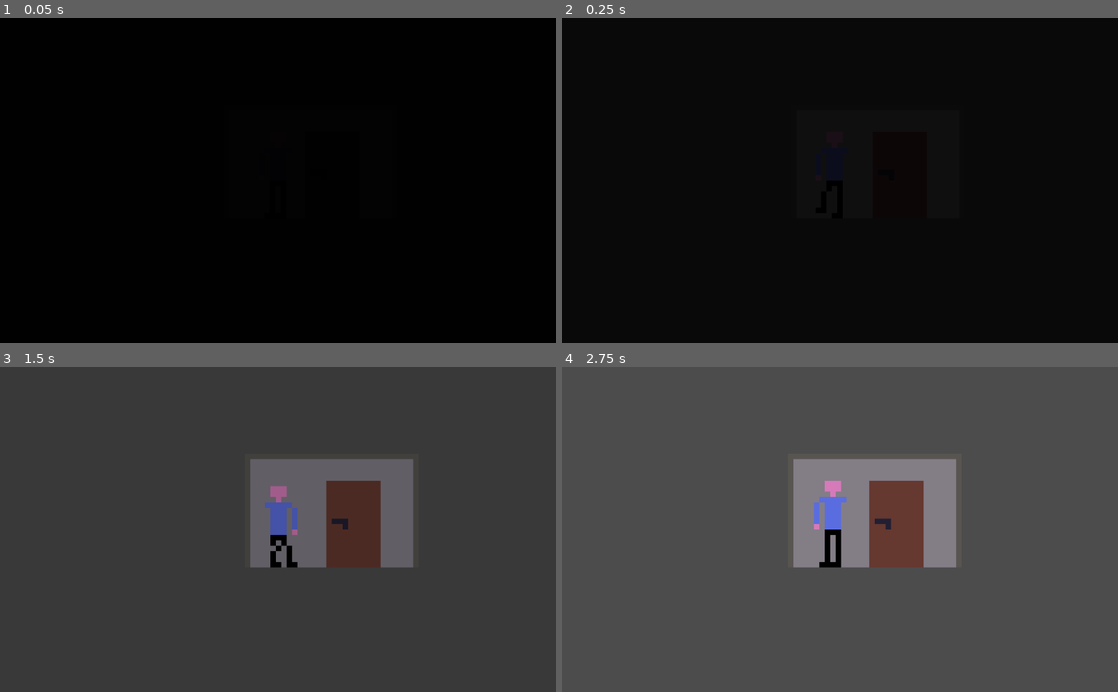
Above: before the commit, frames 1-4 (two rows, left to right).
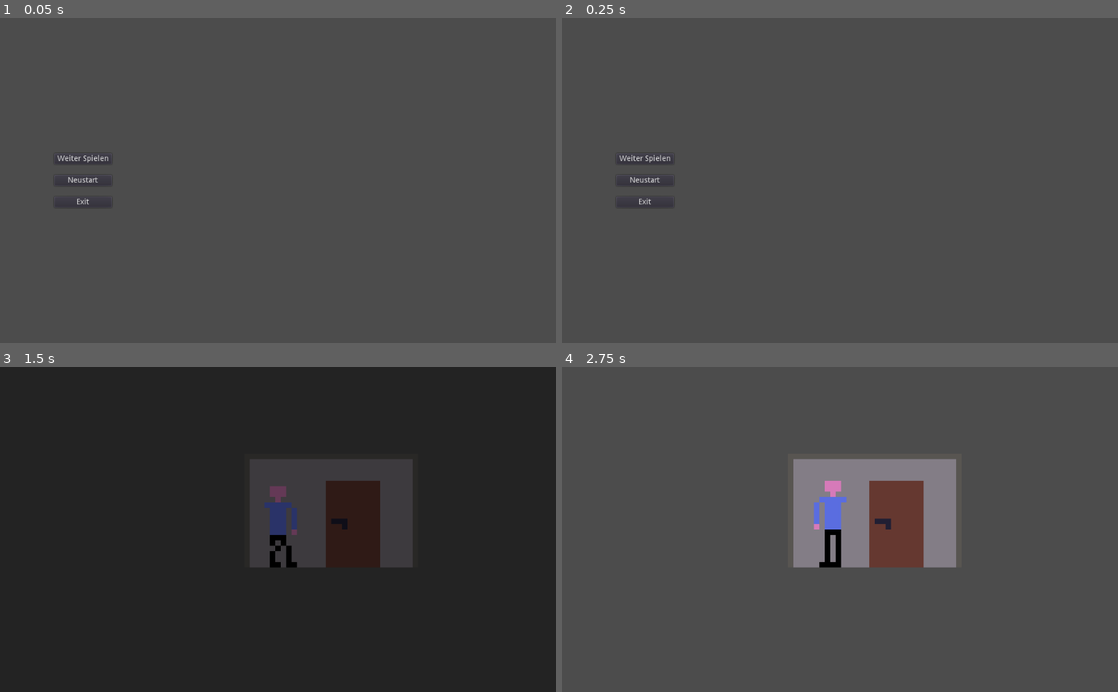
Above: after the commit, the same moments.

Repository: MallardPBloomingro/Snoozy
Game: Godot game, scene res://Nodes/MainMenu.tscn
Same seed, same stepped clock (60 frames per second), same inputs: the game is played once before the commit and once after it. Before the commit the project starts from res://Nodes/Levels/L1F1.tscn.
Inputs (mouse positions are in pixels of both pictures, inside the frame that each line leads up to):
- Up to frame 1 (0.05 s): no input
- Up to frame 2 (0.25 s): no input
- Up to frame 3 (1.5 s): click (83, 506) at 0.5 s, where only the run after the commit has a clickable "Weiter Spielen"; move the mouse to (400, 513) at 1.27 s; click (400, 513) at 1.42 s
- Up to frame 4 (2.75 s): move the mouse to (728, 545) at 2.02 s; click (728, 545) at 2.17 s

The runs differ from the first frame. In frame 1, 100% of the frame differs, in the area x 0-100%, y 0-100%; in frame 2, 100%; in frame 3, 11%; in frame 4, nothing differs.
Error in both runs: Invalid get index '0' (on base: 'Array'). (res://Scripts/Player.gd:65)

Commit message:
Menü gemacht und Speichern funktionsfähig gemacht

Diff:
--- a/Nodes/Cutscenes/C1.tscn
+++ b/Nodes/Cutscenes/C1.tscn
@@ -6,7 +6,7 @@
 [node name="Node" type="Node"]
 
 script = ExtResource( 1 )
-nextScene = "res://Nodes/Levels/L1F1.tscn"
+nextScene = "res://Nodes/Levels/L1.tscn"
 
 [node name="AnimationPlayer" type="AnimationPlayer" parent="." index="0"]
 
--- a/Nodes/Levels/L1F1.tscn
+++ b/Nodes/Levels/L1.tscn
@@ -24,7 +24,7 @@
 custom_solver_bias = 0.0
 extents = Vector2( 10, 10 )
 
-[node name="L1F1" type="Node" index="0"]
+[node name="L1F1" type="Node"]
 
 script = ExtResource( 1 )
 
--- a/Nodes/Levels/L2F1.tscn
+++ /dev/null
@@ -1,67 +0,0 @@
-[gd_scene load_steps=6 format=2]
-
-[ext_resource path="res://Scripts/Level.gd" type="Script" id=1]
-[ext_resource path="res://Graphics/LevelBackground/L1F1Background.png" type="Texture" id=2]
-[ext_resource path="res://Nodes/AlarmClock.tscn" type="PackedScene" id=3]
-
-[sub_resource type="RectangleShape2D" id=1]
-
-custom_solver_bias = 0.0
-extents = Vector2( 1.55272, 8.81479 )
-
-[sub_resource type="RectangleShape2D" id=2]
-
-custom_solver_bias = 0.0
-extents = Vector2( 10, 10 )
-
-[node name="L2F1" type="Node"]
-
-script = ExtResource( 1 )
-
-[node name="Background" type="Sprite" parent="." index="0"]
-
-position = Vector2( 16, -16 )
-texture = ExtResource( 2 )
-_sections_unfolded = [ "Transform" ]
-
-[node name="WallLeft" type="Area2D" parent="." index="1"]
-
-position = Vector2( 0, -9 )
-scale = Vector2( 0.117789, 0.303091 )
-input_pickable = true
-gravity_vec = Vector2( 0, 1 )
-gravity = 98.0
-linear_damp = 0.1
-angular_damp = 1.0
-audio_bus_override = false
-audio_bus_name = "Master"
-_sections_unfolded = [ "Transform" ]
-
-[node name="CollisionShape2D" type="CollisionShape2D" parent="WallLeft" index="0"]
-
-scale = Vector2( 7.10605, 3.43085 )
-shape = SubResource( 1 )
-_sections_unfolded = [ "Transform" ]
-
-[node name="WallRight" type="Area2D" parent="." index="2"]
-
-position = Vector2( 32, -9 )
-scale = Vector2( 0.0576449, 0.366458 )
-input_pickable = true
-gravity_vec = Vector2( 0, 1 )
-gravity = 98.0
-linear_damp = 0.1
-angular_damp = 1.0
-audio_bus_override = false
-audio_bus_name = "Master"
-_sections_unfolded = [ "Transform" ]
-
-[node name="CollisionShape2D" type="CollisionShape2D" parent="WallRight" index="0"]
-
-scale = Vector2( 1.97828, 2.5283 )
-shape = SubResource( 2 )
-_sections_unfolded = [ "Transform" ]
-
-[node name="AlarmClock" parent="." index="3" instance=ExtResource( 3 )]
-
-position = Vector2( 25, 0 )
--- a/Nodes/Main.tscn
+++ b/Nodes/Main.tscn
@@ -1,8 +1,9 @@
 [gd_scene load_steps=6 format=2]
 
-[ext_resource path="res://Nodes/Levels/L1F1.tscn" type="PackedScene" id=1]
+[ext_resource path="res://Nodes/Levels/L1.tscn" type="PackedScene" id=1]
 [ext_resource path="res://Nodes/Player.tscn" type="PackedScene" id=2]
 [ext_resource path="res://Graphics/GameScreen1.png" type="Texture" id=3]
+
 
 [sub_resource type="Animation" id=1]
 
--- /dev/null
+++ b/Nodes/MainMenu.tscn
@@ -0,0 +1,105 @@
+[gd_scene load_steps=2 format=2]
+
+[ext_resource path="res://Scripts/MainMenu.gd" type="Script" id=1]
+
+[node name="MainMenu" type="Node" index="0"]
+
+script = ExtResource( 1 )
+firstScene = "res://Nodes/Levels/L1.tscn"
+
+[node name="VBoxContainer" type="VBoxContainer" parent="." index="0"]
+
+anchor_left = 0.0
+anchor_top = 0.5
+anchor_right = 0.0
+anchor_bottom = 0.5
+margin_left = 100.0
+margin_top = -50.0
+margin_right = 206.0
+margin_bottom = 50.0
+rect_pivot_offset = Vector2( 0, 0 )
+rect_clip_content = false
+mouse_filter = 1
+mouse_default_cursor_shape = 0
+size_flags_horizontal = 1
+size_flags_vertical = 1
+custom_constants/separation = 20
+alignment = 0
+_sections_unfolded = [ "Anchor", "Margin", "Rect", "custom_constants" ]
+
+[node name="Continue" type="Button" parent="VBoxContainer" index="0"]
+
+anchor_left = 0.0
+anchor_top = 0.0
+anchor_right = 0.0
+anchor_bottom = 0.0
+margin_right = 106.0
+margin_bottom = 20.0
+rect_pivot_offset = Vector2( 0, 0 )
+rect_clip_content = false
+focus_mode = 2
+mouse_filter = 0
+mouse_default_cursor_shape = 0
+size_flags_horizontal = 1
+size_flags_vertical = 1
+toggle_mode = false
+enabled_focus_mode = 2
+shortcut = null
+group = null
+text = "Weiter Spielen"
+flat = false
+align = 1
+
+[node name="Restart" type="Button" parent="VBoxContainer" index="1"]
+
+anchor_left = 0.0
+anchor_top = 0.0
+anchor_right = 0.0
+anchor_bottom = 0.0
+margin_top = 40.0
+margin_right = 106.0
+margin_bottom = 60.0
+rect_pivot_offset = Vector2( 0, 0 )
+rect_clip_content = false
+focus_mode = 2
+mouse_filter = 0
+mouse_default_cursor_shape = 0
+size_flags_horizontal = 1
+size_flags_vertical = 1
+toggle_mode = false
+enabled_focus_mode = 2
+shortcut = null
+group = null
+text = "Neustart"
+flat = false
+align = 1
+
+[node name="Exit" type="Button" parent="VBoxContainer" index="2"]
+
+anchor_left = 0.0
+anchor_top = 0.0
+anchor_right = 0.0
+anchor_bottom = 0.0
+margin_top = 80.0
+margin_right = 106.0
+margin_bottom = 100.0
+rect_pivot_offset = Vector2( 0, 0 )
+rect_clip_content = false
+focus_mode = 2
+mouse_filter = 0
+mouse_default_cursor_shape = 0
+size_flags_horizontal = 1
+size_flags_vertical = 1
+toggle_mode = false
+enabled_focus_mode = 2
+shortcut = null
+group = null
+text = "Exit"
+flat = false
+align = 1
+
+[connection signal="pressed" from="VBoxContainer/Continue" to="." method="_on_Continue_pressed"]
+
+[connection signal="pressed" from="VBoxContainer/Restart" to="." method="_on_Restart_pressed"]
+
+[connection signal="pressed" from="VBoxContainer/Exit" to="." method="_on_Exit_pressed"]
--- a/Scripts/AlarmClock.gd
+++ b/Scripts/AlarmClock.gd
@@ -12,6 +12,11 @@
 
 
 func _on_Timer_timeout():
+	#https://godotengine.org/qa/6491/read-&-write
+	var file = File.new()
+	if file.open("Cache.sav", File.WRITE) == 0:
+		file.store_line(nextScene)
+		file.close()
 	get_tree().change_scene(nextScene)
 
 
--- a/Scripts/Cutscene.gd
+++ b/Scripts/Cutscene.gd
@@ -6,4 +6,9 @@
 	$AnimationPlayer.play("C1_Anim")
 
 func _on_AnimationPlayer_animation_finished(anim_name):
+	#https://godotengine.org/qa/6491/read-&-write
+	var file = File.new()
+	if file.open("Cache.sav", File.WRITE) == 0:
+		file.store_line(nextScene)
+		file.close()
 	get_tree().change_scene(nextScene)
--- /dev/null
+++ b/Scripts/MainMenu.gd
@@ -0,0 +1,25 @@
+extends Node
+
+export (String) var firstScene
+
+
+func _on_Continue_pressed():
+	var file = File.new()
+	if file.file_exists("Cache.sav"):
+		if file.open("Cache.sav", File.READ) == 0:
+			get_tree().change_scene(file.get_line())
+			return
+	_on_Restart_pressed()#falls noch nie gespeichert wurde
+
+
+func _on_Restart_pressed():
+	#https://godotengine.org/qa/6491/read-&-write
+	var file = File.new()
+	if file.open("Cache.sav", File.WRITE) == 0:
+		file.store_line(firstScene)
+		file.close()
+	get_tree().change_scene(firstScene)
+
+
+func _on_Exit_pressed():
+	get_tree().quit()
--- a/project.godot
+++ b/project.godot
@@ -11,7 +11,7 @@
 [application]
 
 config/name="Snoozy"
-run/main_scene="res://Nodes/Levels/L1F1.tscn"
+run/main_scene="res://Nodes/MainMenu.tscn"
 config/icon="res://icon.png"
 
 [rendering]
Not shown: 8 places in default_bus_layout.tres that only renumber resources
